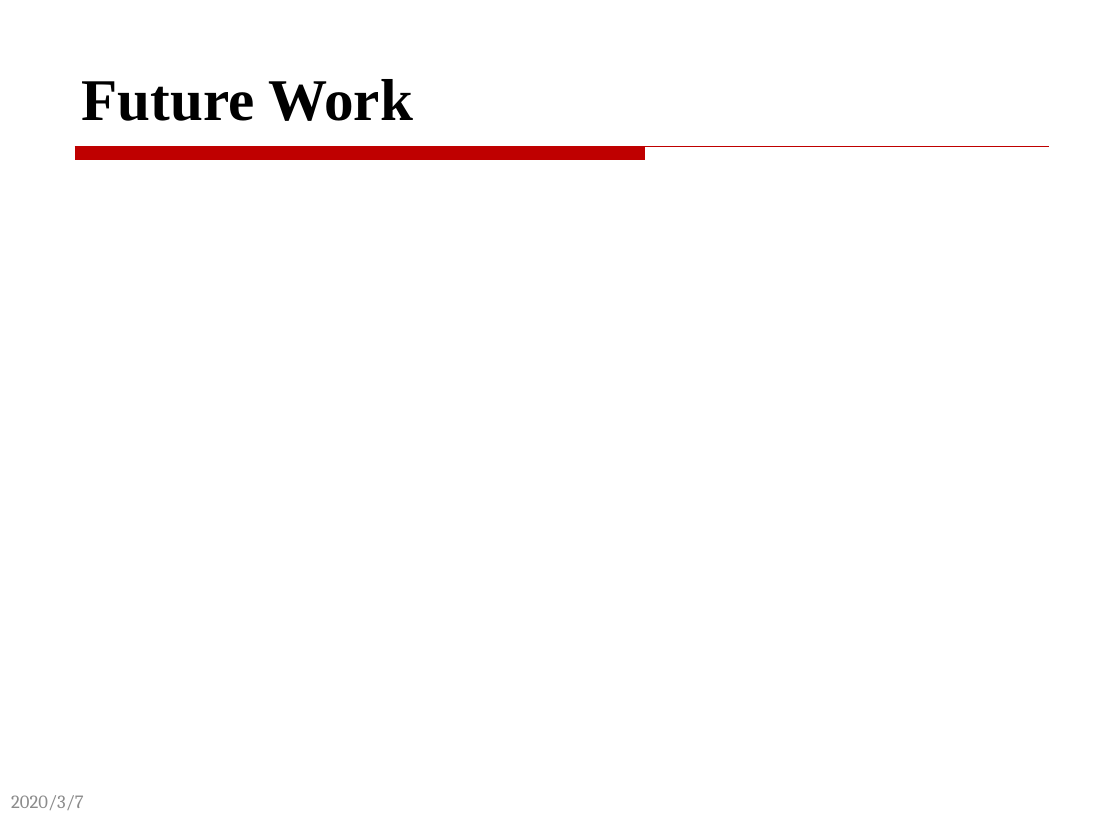
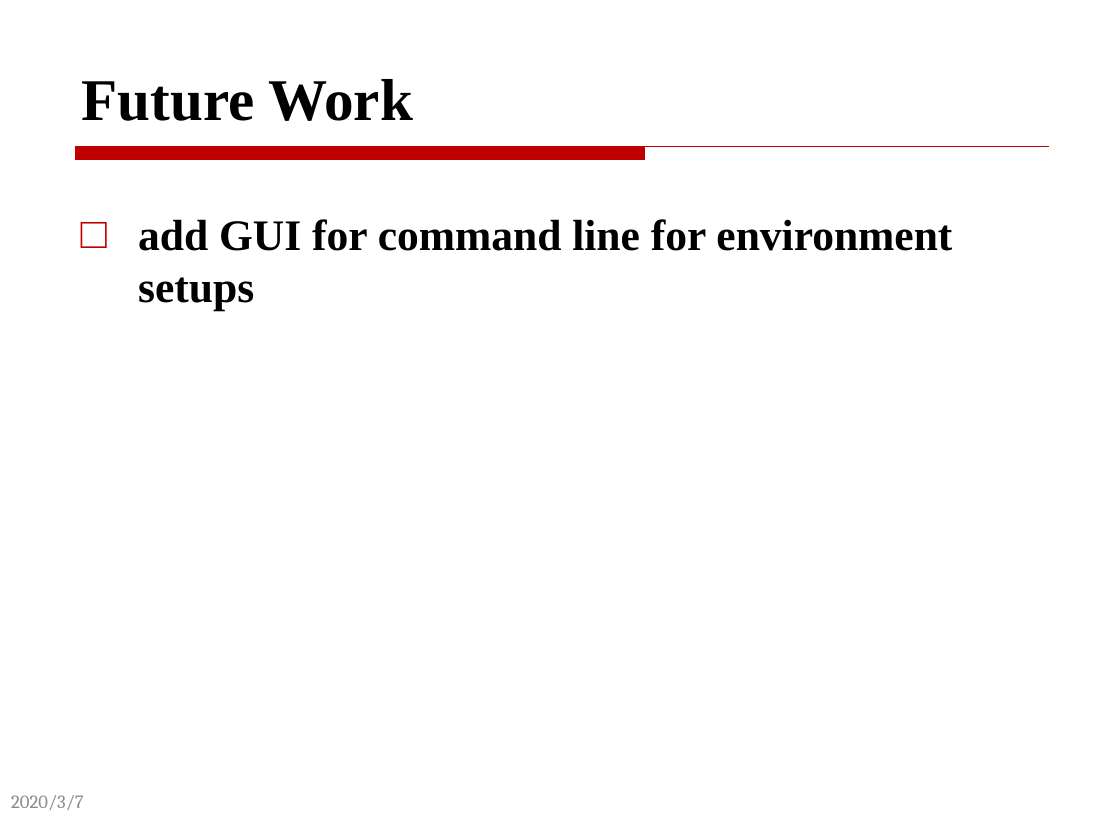
Before and after one commit to JonStark3123/django-postgres-stack, a slide deck: slide 14 of presentation.pptx (slide 7 before the commit). Drawn at 1120x840 pixels with LibreOffice and Linux fonts; fonts in the diff are those of the drawing. Boxes give left, top, right and bottom in pixels: in the first picture for what was removed or moved away, otherwise in the second. Text is boxed around its words. In the diff, an @@ line names an element or a change of style, - is before the commit and + after.

```diff
--- a/presentation.pptx
+++ b/presentation.pptx
@@ text added at (138, 219, 952, 311), 28 pt, text #000000, bold @@
+□ add GUI for command line for environment setups
```
Also in this commit, not shown: 4 other slides changed, 7 slides added, 1 other file.
